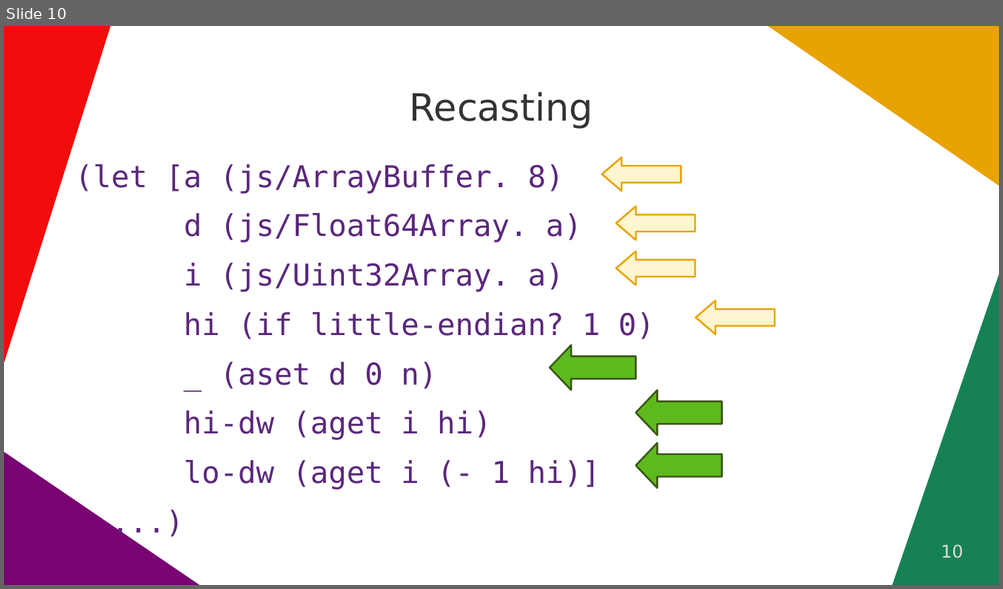
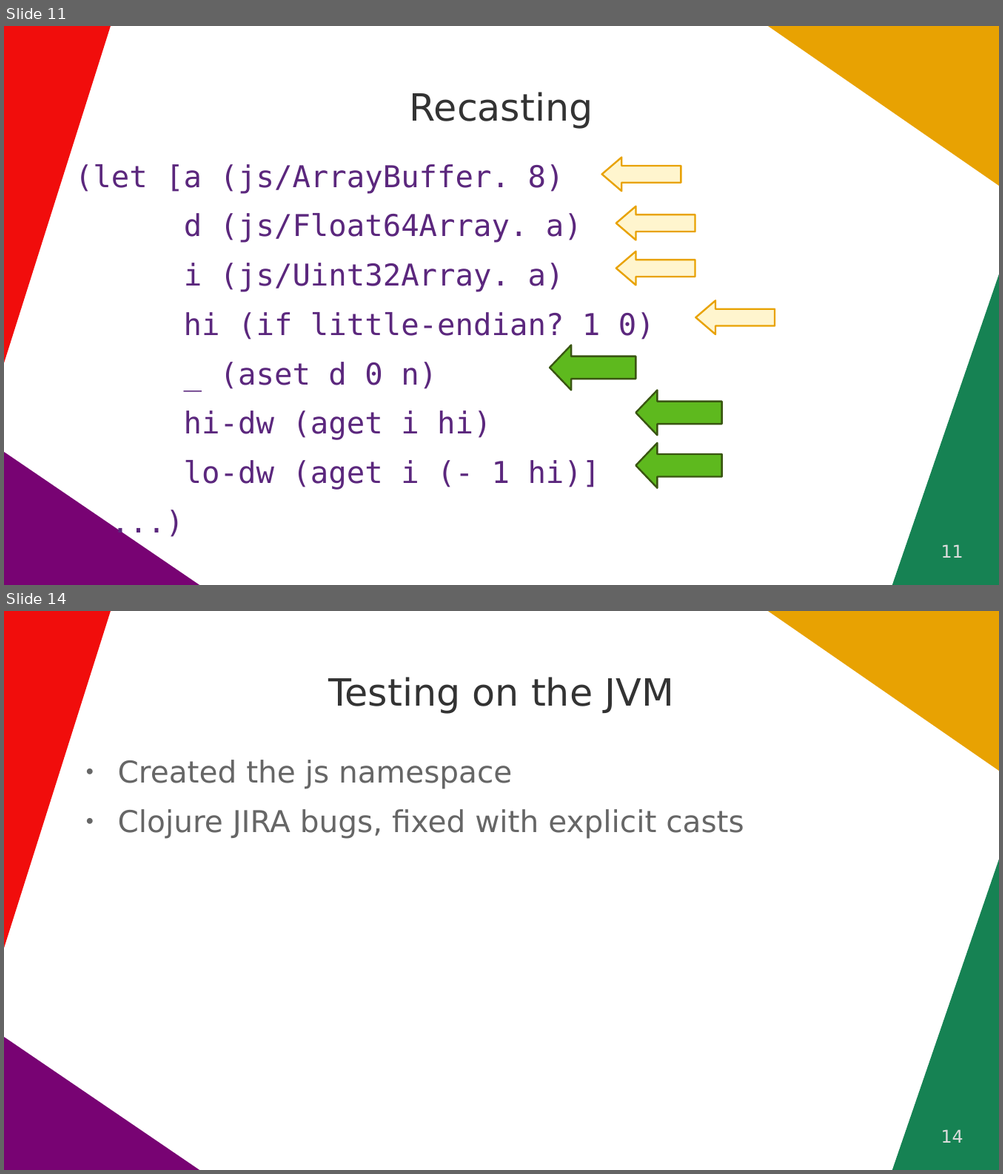
Before and after one commit to quoll/cljs-math, a slide deck: docs/ClojureDays2022.odp. Shown one above the other, each under a label of ours: slide 10 before the commit, slides 11 and 14 after it; the slides between them are not shown. The pictures are 1003x589 and 1003x1174 pixels, drawn with LibreOffice and Linux fonts; fonts in the diff are those of the drawing. Boxes give left, top, right and bottom in pixels: in the first picture for what was removed or moved away, otherwise in the second. Text is boxed around its words. In the diff, an @@ line names an element or a change of style, - is before the commit and + after.

```diff
--- a/docs/ClojureDays2022.odp
+++ b/docs/ClojureDays2022.odp
@@ slide 14 added at [4, 611, 999, 1170], background #FFFFFF; not listed: 4 template elements that a slide beside it also shows @@
@@ title added at [328, 677, 673, 714], 30 pt, text #333333 @@
+Testing on the JVM
@@ text added at [118, 760, 743, 839], 24 pt, text #666666 @@
+● Created the js namespace
+● Clojure JIRA bugs, fixed with explicit casts
@@ page number added at [941, 1130, 963, 1143], 14 pt, text #DDDDDD @@
+14
@@ what was slide 10 is now slide 11 @@
@@ page number at [941, 545, 963, 558]: text changed @@
-10
+11
```
Also in this commit, not shown: 3 slides changed, 4 other slides added.
